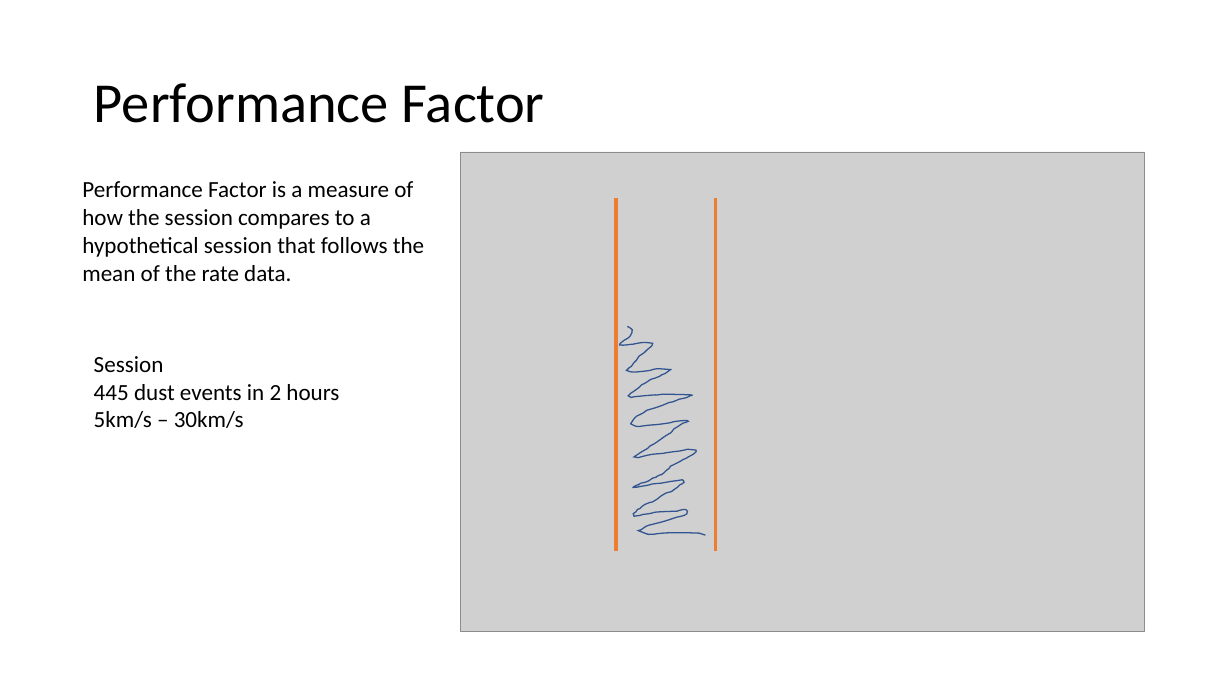
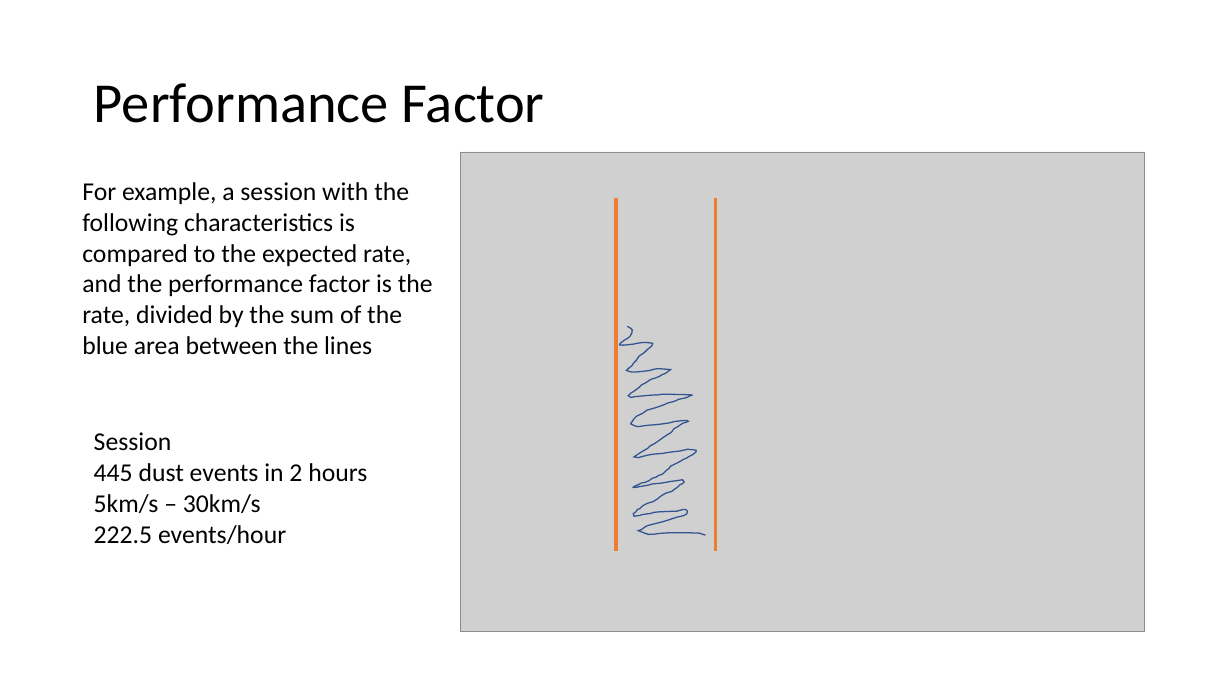
Before and after one commit to nathan-m-schneider-22/Dust-Accelerator-Database-Analysis, a slide deck: slide 17 of Dust_Data_Project.pptx (slide 22 before the commit). Drawn at 1232x693 pixels with LibreOffice and Linux fonts; fonts in the diff are those of the drawing; grey boxes stand for pictures. Boxes give left, top, right and bottom in pixels: in the first picture for what was removed or moved away, otherwise in the second. Text is boxed around its words. In the diff, an @@ line names an element or a change of style, - is before the commit and + after.

```diff
--- a/Dust_Data_Project.pptx
+++ b/Dust_Data_Project.pptx
@@ text at (x1=82, y1=182, x2=433, y2=354): text changed; size 18 to 20 pt @@
-Performance Factor is a measure of how the session compares to a hypothetical session that follows the mean of the rate data.
+For example, a session with the following characteristics is compared to the expected rate, and the performance factor is the rate, divided by the sum of the blue area between the lines
@@ text "Session" moved from (x1=94, y1=356, x2=339, y2=428) to (x1=94, y1=432, x2=367, y2=544) @@
@@ text at (x1=94, y1=432, x2=367, y2=513): size 18 to 20 pt in "Session", "445 dust events in 2 hours", "5km/s – 30km/s" @@
@@ text at (x1=94, y1=525, x2=286, y2=544): paragraph added @@
+222.5 events/hour
```
Also in this commit, not shown: 6 other slides changed, 9 slides added, 11 slides removed, 14 other files.
